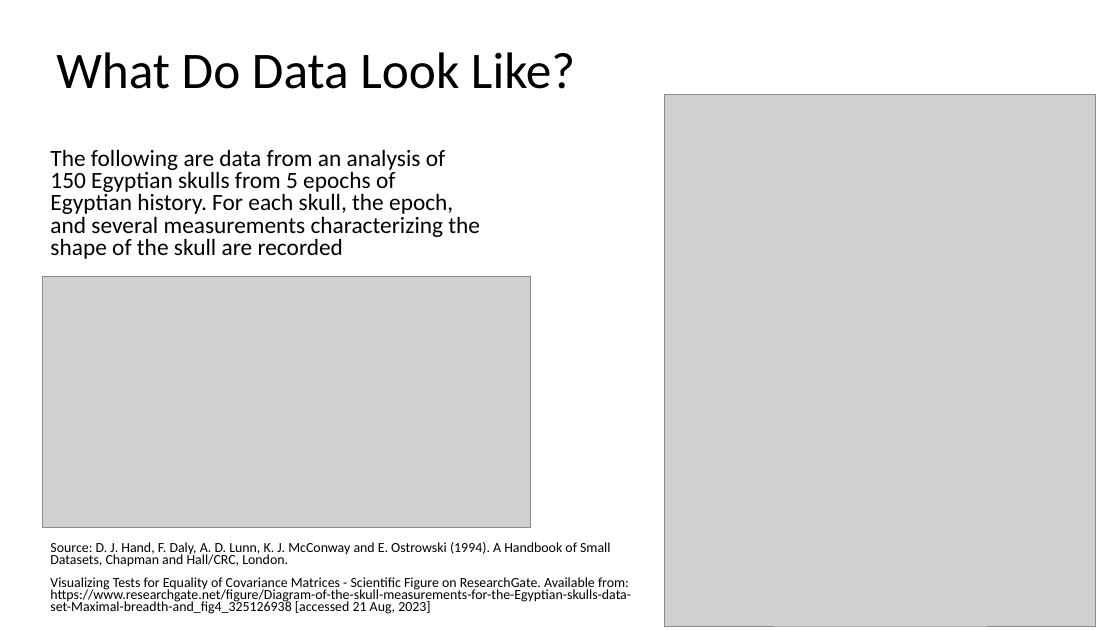
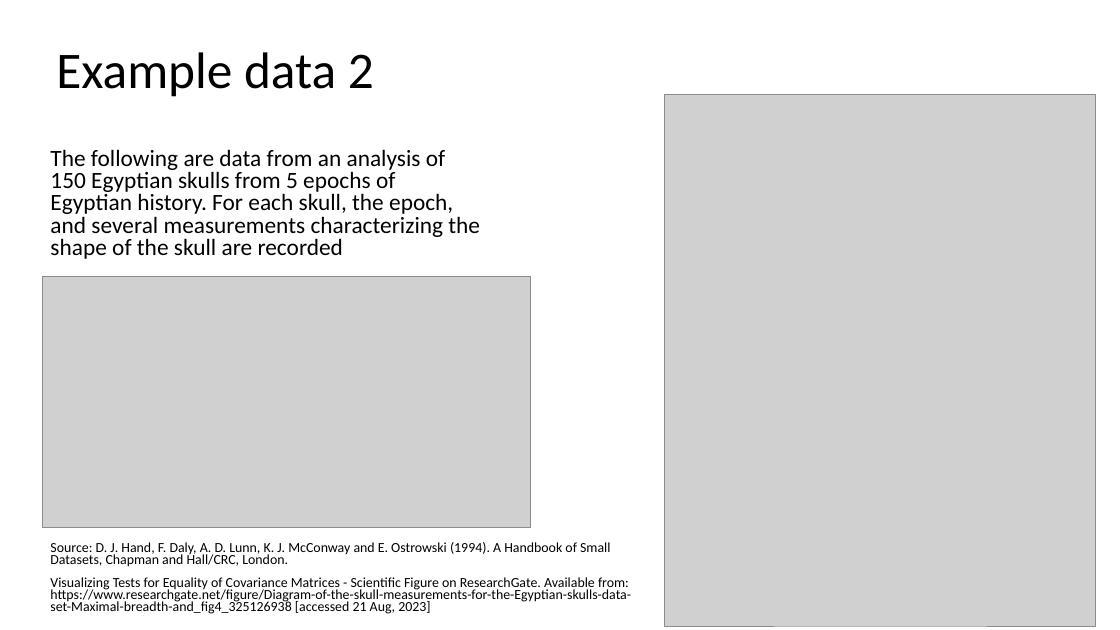
Before and after one commit to Jarred6068/Kvamme_UI_STAT251, a slide deck: slide 7 of docs/lecture_slides/Week 1/Week1_Lecture1_Slides_1_10_2024.pptx (slide 5 before the commit). Drawn at 1120x630 pixels with LibreOffice and Linux fonts; fonts in the diff are those of the drawing; grey boxes stand for pictures. Boxes give left, top, right and bottom in pixels: in the first picture for what was removed or moved away, otherwise in the second. Text is boxed around its words. In the diff, an @@ line names an element or a change of style, - is before the commit and + after.

```diff
--- a/docs/lecture_slides/Week 1/Week1_Lecture1_Slides_1_10_2024.pptx
+++ b/docs/lecture_slides/Week 1/Week1_Lecture1_Slides_1_10_2024.pptx
@@ title at [56, 52, 374, 97]: text changed @@
-What Do Data Look Like?
+Example data 2
```
Also in this commit, not shown: 4 other slides changed, 1 slide added, 37 other files.
